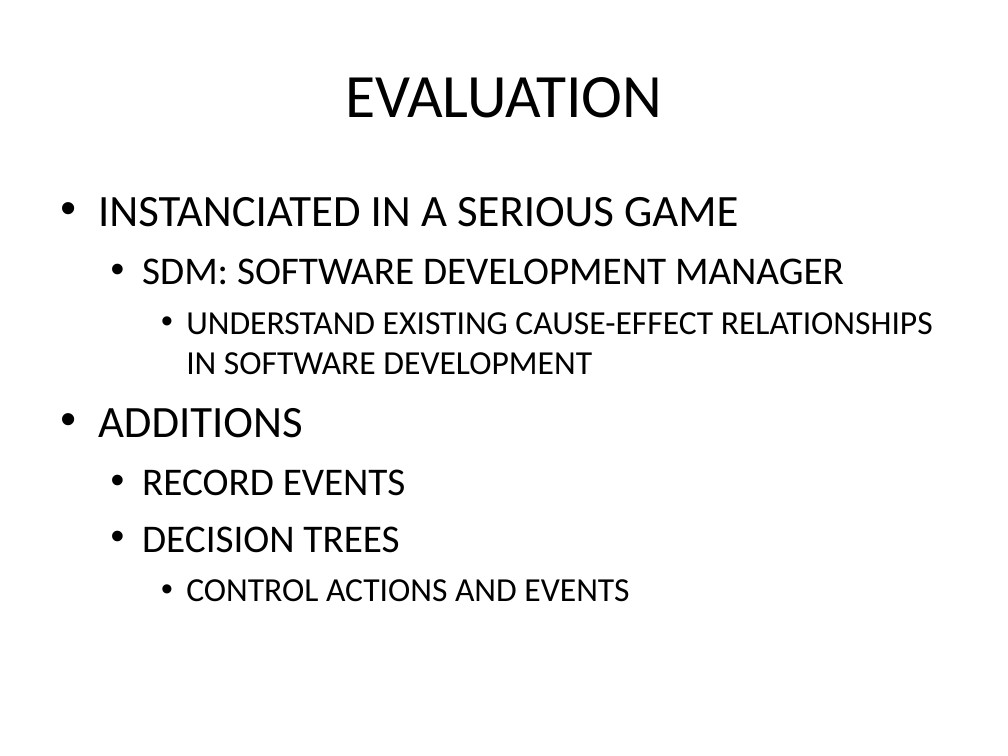
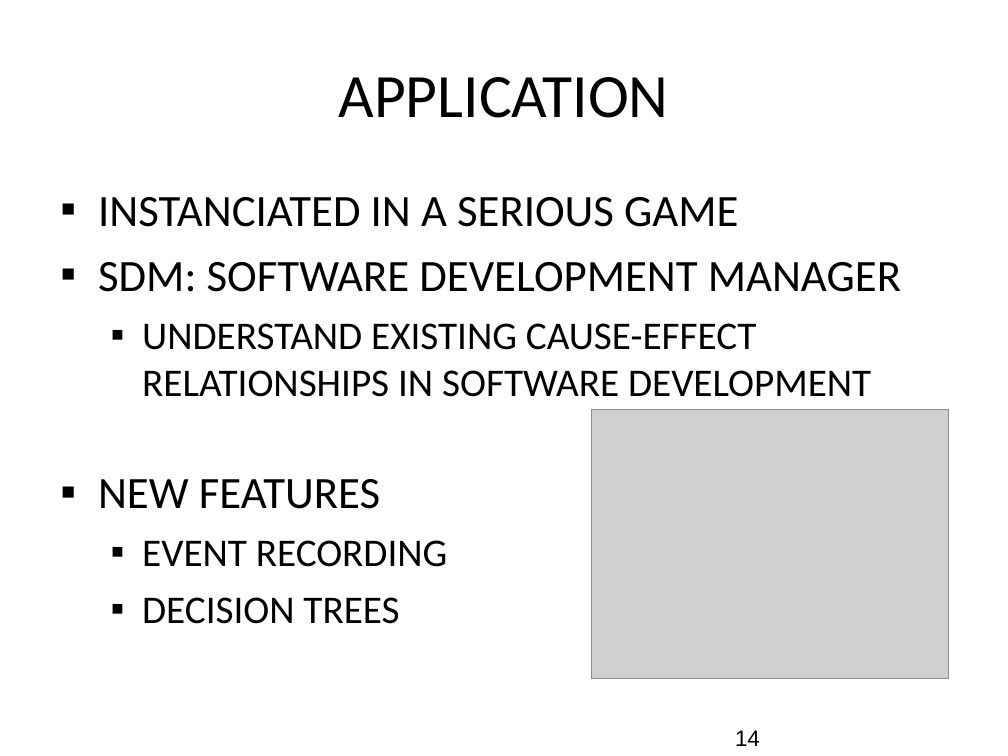
Before and after one commit to gems-uff/sdm, a slide deck: slide 14 of Documents/Apresentação/Provenance- Apresentação SBGames.ppt (slide 12 before the commit). Drawn at 1008x756 pixels with LibreOffice and Linux fonts; fonts in the diff are those of the drawing; grey boxes stand for pictures; background and template pictures are left out. Boxes give left, top, right and bottom in pixels: in the first picture for what was removed or moved away, otherwise in the second. Text is boxed around its words. In the diff, an @@ line names an element or a change of style, - is before the commit and + after.

```diff
--- a/Documents/Apresentação/Provenance- Apresentação SBGames.ppt
+++ b/Documents/Apresentação/Provenance- Apresentação SBGames.ppt
@@ title at (339,77,669,118): text changed @@
-EVALUATION
+APPLICATION
@@ text at (98,197,901,624): size 28 to 32 pt in "SDM: SOFTWARE DEVELOPMENT MANAGER"; size 24 to 28 pt in "UNDERSTAND EXISTING CAUSE-EFFECT RELATIONSHIPS IN SOFTWARE D ..."; bullet • to ▪; list level 2 to 1 in "SDM: SOFTWARE DEVELOPMENT MANAGER"; list level 3 to 2 in "UNDERSTAND EXISTING CAUSE-EFFECT RELATIONSHIPS IN ..." @@
@@ picture added at (592,409,949,678) @@
@@ text at (98,479,448,567): text changed @@
-• ADDITIONS
-  • RECORD EVENTS
+▪ NEW FEATURES
+  ▪ EVENT RECORDING
@@ text at (186,579,629,602): paragraph removed @@
-    • CONTROL ACTIONS AND EVENTS
@@ page number added at (735,730,760,746), 16 pt, text #000000 @@
+14
```
Also in this commit, not shown: 11 other slides changed, 12 slides added, 4 slides removed.
